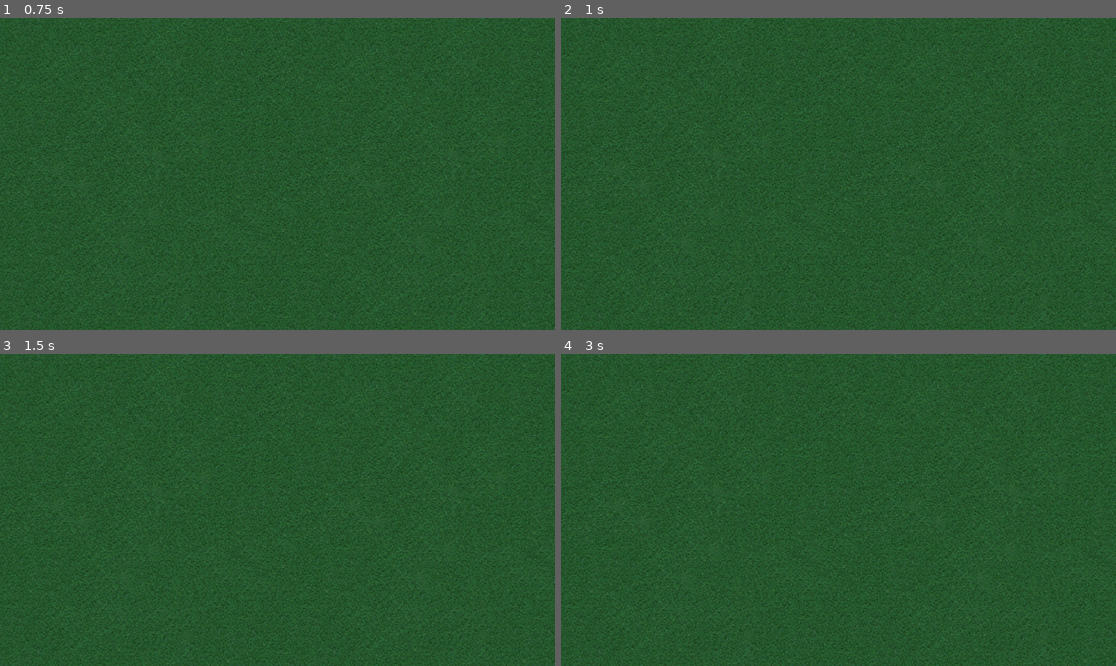
Above: before the commit, frames 1-4 (two rows, left to right).
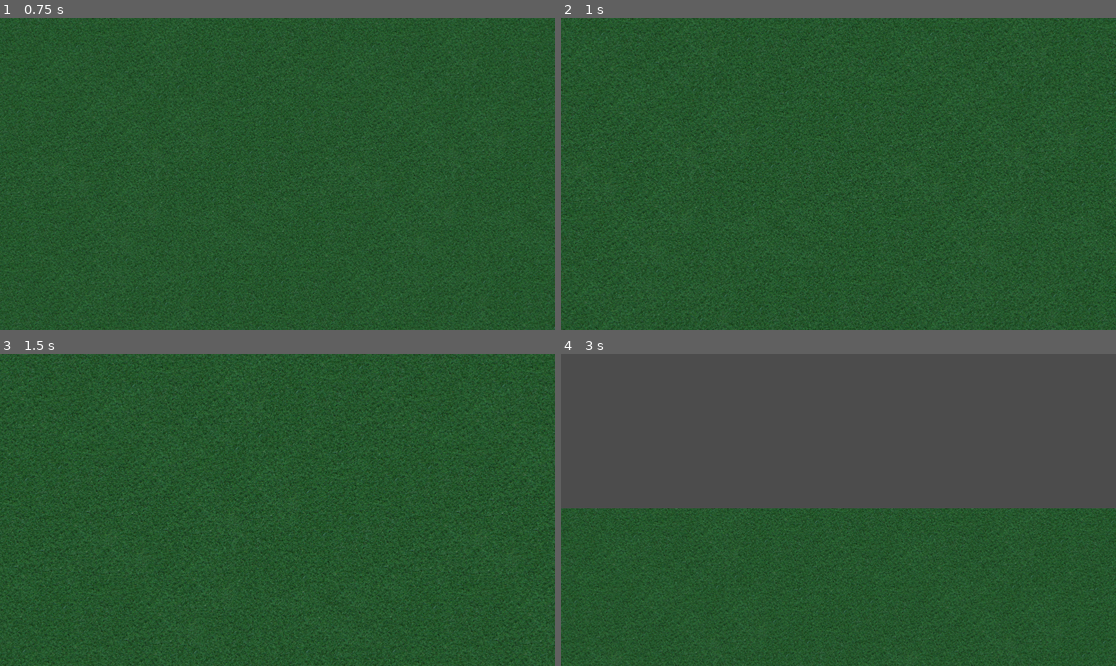
Above: after the commit, the same moments.

Repository: raulh39/Tanks2d
Game: Godot game, scene res://Main.tscn
The game is run twice, just before and just after one commit, with the same random seed, the same clock (stepped at 60 frames per second) and the same inputs.
Inputs (mouse positions are in pixels of both pictures, inside the frame that each line leads up to):
- Up to frame 1 (0.75 s): tap Enter at 0.5 s; move the mouse to (399, 158) at 0.52 s; hold Middle mouse button (cam_drag, bound only after the commit) from 0.53 s (still down)
- Up to frame 2 (1 s): keep holding Middle mouse button (cam_drag, bound only after the commit); tap Mouse wheel up (cam_zoom_in, bound only after the commit) at 0.8 s
- Up to frame 3 (1.5 s): tap Space at 1.25 s; move the mouse to (166, 525) at 1.27 s; release Middle mouse button (cam_drag, bound only after the commit) at 1.28 s; tap Mouse wheel up (cam_zoom_in, bound only after the commit) at 1.35 s
- Up to frame 4 (3 s): tap Mouse wheel down (cam_zoom_out, bound only after the commit) at 1.55, 2.1 s; tap Enter at 2 s; move the mouse to (894, 441) at 2.02 s; hold Middle mouse button (cam_drag, bound only after the commit) 2.03-2.78 s; tap Space at 2.75 s; move the mouse to (810, 572) at 2.77 s; tap Middle mouse button (cam_drag, bound only after the commit) at 2.85 s

Frame 1 is identical in both runs. In frame 2, 7.6% of the frame differs, in the area x 0-100%, y 0-100%; in frame 3, 8.4%; in frame 4, 53%.

Commit message:
Add main camera

Diff:
--- a/Main.tscn
+++ b/Main.tscn
@@ -1,7 +1,18 @@
-[gd_scene load_steps=2 format=2]
+[gd_scene load_steps=3 format=2]
 
 [ext_resource path="res://Map.tscn" type="PackedScene" id=1]
+[ext_resource path="res://MainCamera.gd" type="Script" id=2]
 
 [node name="Main" type="Node2D"]
 
 [node name="Map" parent="." instance=ExtResource( 1 )]
+
+[node name="MainCamera" type="Camera2D" parent="."]
+current = true
+limit_left = 0
+limit_top = 0
+limit_right = 3364
+limit_bottom = 3364
+drag_margin_h_enabled = false
+drag_margin_v_enabled = false
+script = ExtResource( 2 )
--- /dev/null
+++ b/MainCamera.gd
@@ -0,0 +1,37 @@
+extends Camera2D
+
+const MAX_ZOOM_LEVEL = 0.5
+const MIN_ZOOM_LEVEL = 4.0
+const ZOOM_INCREMENT = 0.05
+
+var _current_zoom_level = 1
+var _drag = false
+
+func _input(event):
+    if event.is_action_pressed("cam_drag"):
+        _drag = true
+    elif event.is_action_released("cam_drag"):
+        _drag = false
+    elif event.is_action("cam_zoom_in"):
+        _update_zoom(-ZOOM_INCREMENT, get_local_mouse_position())
+    elif event.is_action("cam_zoom_out"):
+        _update_zoom(ZOOM_INCREMENT, get_local_mouse_position())
+    elif event is InputEventMouseMotion && _drag:
+        set_offset(get_offset() - event.relative*_current_zoom_level)
+
+
+func _update_zoom(incr, zoom_anchor):
+    var old_zoom = _current_zoom_level
+    _current_zoom_level += incr
+    if _current_zoom_level < MAX_ZOOM_LEVEL:
+        _current_zoom_level = MAX_ZOOM_LEVEL
+    elif _current_zoom_level > MIN_ZOOM_LEVEL:
+        _current_zoom_level = MIN_ZOOM_LEVEL
+    if old_zoom == _current_zoom_level:
+        return
+
+    var zoom_center = zoom_anchor - get_offset()
+    var ratio = 1-_current_zoom_level/old_zoom
+    set_offset(get_offset() + zoom_center*ratio)
+
+    set_zoom(Vector2(_current_zoom_level, _current_zoom_level))
--- a/project.godot
+++ b/project.godot
@@ -23,6 +23,24 @@
 window/size/width=1920
 window/size/height=1080
 
+[input]
+
+cam_zoom_out={
+"deadzone": 0.5,
+"events": [ Object(InputEventMouseButton,"resource_local_to_scene":false,"resource_name":"","device":0,"alt":false,"shift":false,"control":false,"meta":false,"command":false,"button_mask":0,"position":Vector2( 0, 0 ),"global_position":Vector2( 0, 0 ),"factor":1.0,"button_index":5,"pressed":false,"doubleclick":false,"script":null)
+ ]
+}
+cam_zoom_in={
+"deadzone": 0.5,
+"events": [ Object(InputEventMouseButton,"resource_local_to_scene":false,"resource_name":"","device":0,"alt":false,"shift":false,"control":false,"meta":false,"command":false,"button_mask":0,"position":Vector2( 0, 0 ),"global_position":Vector2( 0, 0 ),"factor":1.0,"button_index":4,"pressed":false,"doubleclick":false,"script":null)
+ ]
+}
+cam_drag={
+"deadzone": 0.5,
+"events": [ Object(InputEventMouseButton,"resource_local_to_scene":false,"resource_name":"","device":0,"alt":false,"shift":false,"control":false,"meta":false,"command":false,"button_mask":0,"position":Vector2( 0, 0 ),"global_position":Vector2( 0, 0 ),"factor":1.0,"button_index":3,"pressed":false,"doubleclick":false,"script":null)
+ ]
+}
+
 [rendering]
 
 environment/default_environment="res://default_env.tres"
